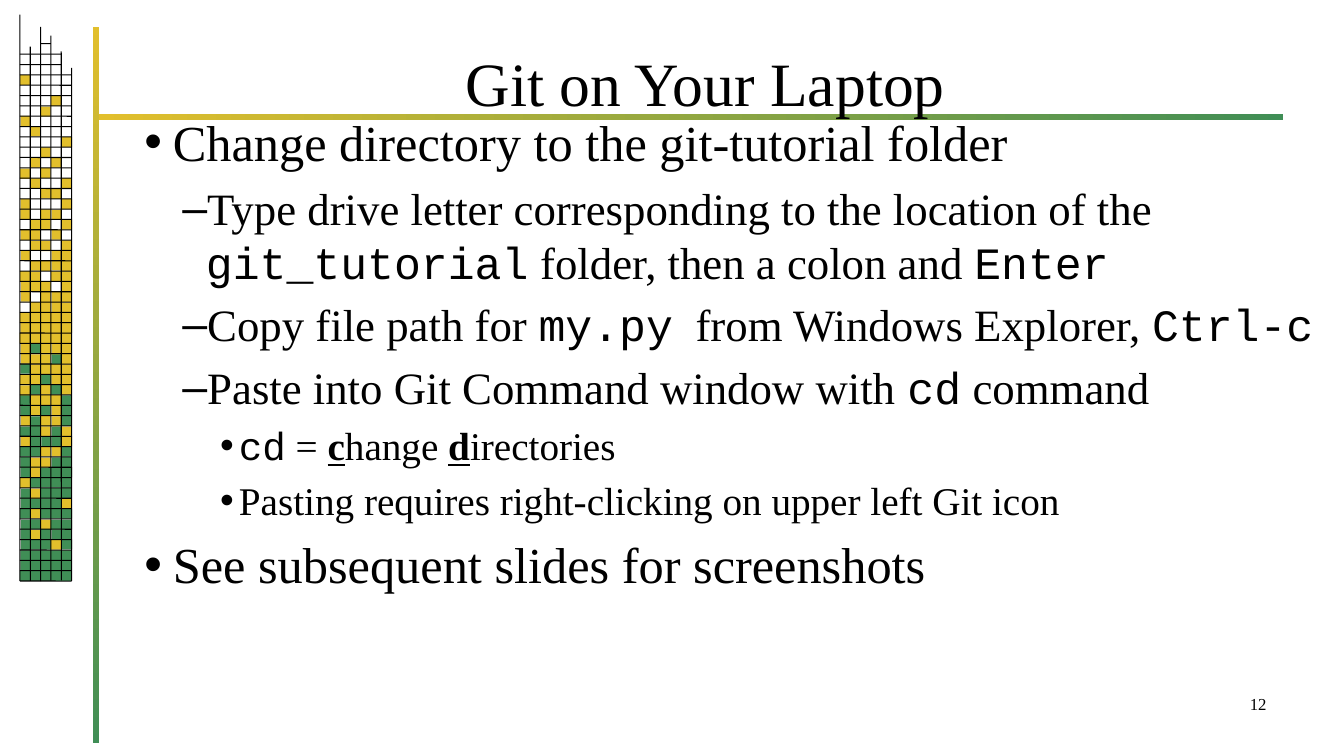
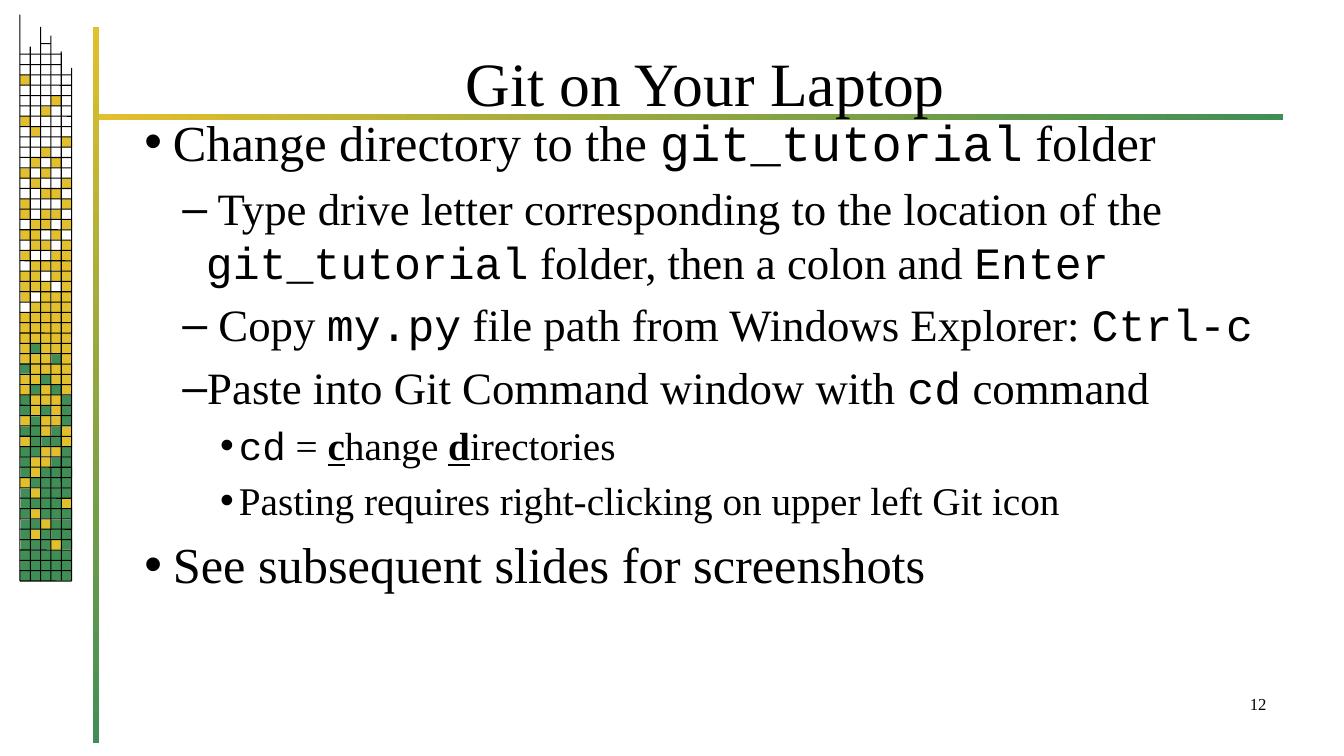
Before and after one commit to jrb28/git, a slide deck: slide 12 of 26bGit.pptx. Drawn at 1344x756 pixels with LibreOffice and Linux fonts; fonts in the diff are those of the drawing; background and template pictures are left out. Boxes give left, top, right and bottom in pixels: in the first picture for what was removed or moved away, otherwise in the second. Text is boxed around its words. In the diff, an @@ line names an element or a change of style, - is before the commit and + after.

```diff
--- a/26bGit.pptx
+++ b/26bGit.pptx
@@ text at [173, 125, 1155, 172]: text changed @@
-• Change directory to the git-tutorial folder
+• Change directory to the git_tutorial folder
@@ text at [218, 309, 1253, 351]: text changed @@
-  – Copy file path for my.py from Windows Explorer, Ctrl-c
+  – Copy my.py file path from Windows Explorer: Ctrl-c
```
Also in this commit, not shown: 22 other slides changed, 1 other file.
